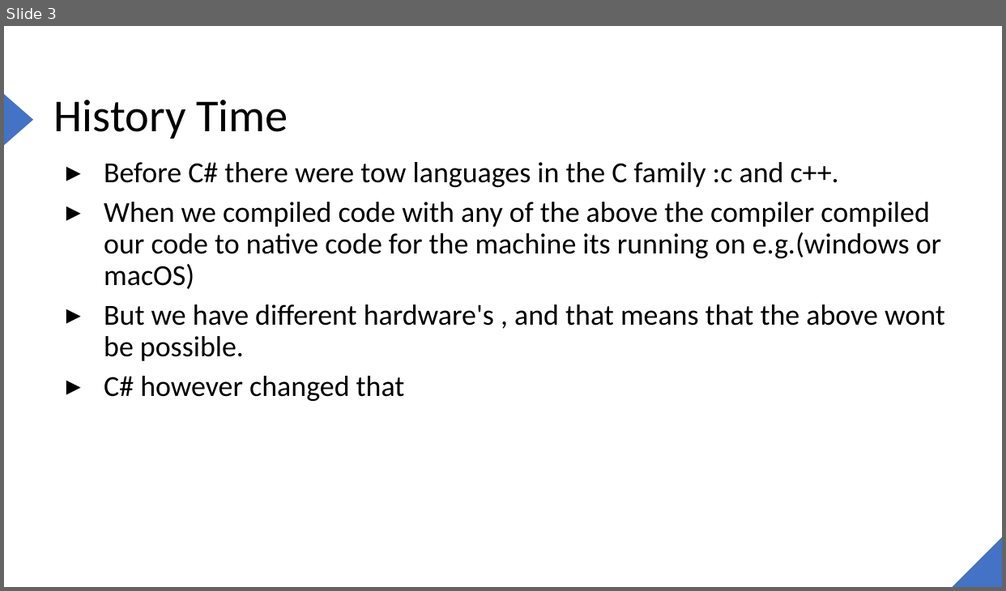
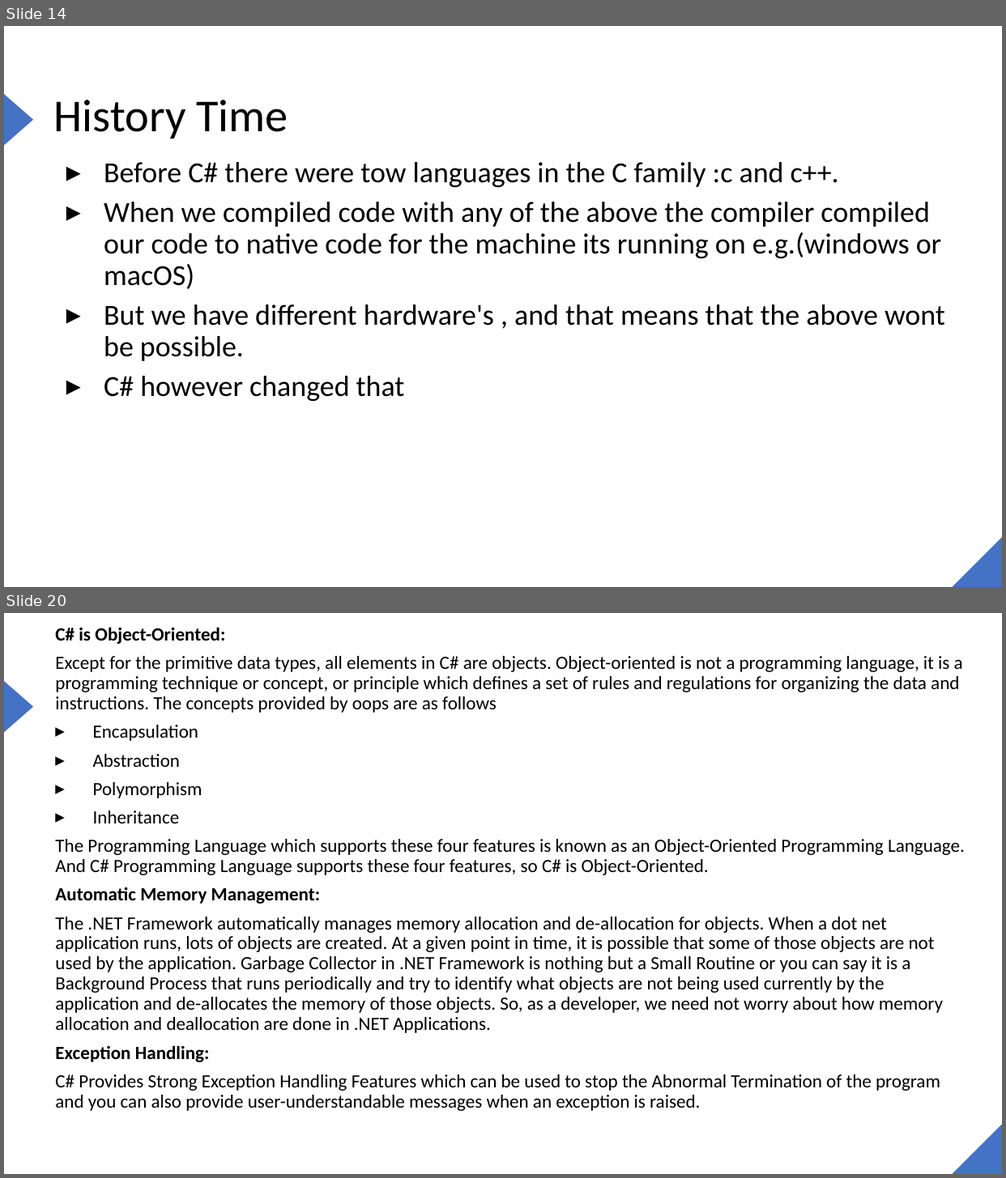
Before and after one commit to joe6276/The-sharp-Repo, a slide deck: Slides/C#/1. Introduction to the .NET FRAMEWORK/1. Intoduction to .NET.pptx. Shown one above the other, each under a label of ours: slide 3 before the commit, slides 14 and 20 after it; the slides between them are not shown. The pictures are 1006x591 and 1006x1178 pixels, drawn with LibreOffice and Linux fonts; fonts in the diff are those of the drawing. Boxes give left, top, right and bottom in pixels: in the first picture for what was removed or moved away, otherwise in the second. Text is boxed around its words. In the diff, an @@ line names an element or a change of style, - is before the commit and + after.

```diff
--- a/Slides/C#/1. Introduction to the .NET FRAMEWORK/1. Intoduction to .NET.pptx
+++ b/Slides/C#/1. Introduction to the .NET FRAMEWORK/1. Intoduction to .NET.pptx
@@ slide 20 added at (4, 613, 1002, 1174), background #FFFFFF; not listed: 2 template elements that a slide beside it also shows @@
@@ text added at (55, 627, 965, 1111), 18 pt, text #000000 @@
+C# is Object-Oriented:
+Except for the primitive data types, all elements in C# are objects. Object-oriented is not a programming language, it is a programming technique or concept, or principle which defines a set of rules and regulations for organizing the data and instructions. The concepts provided by oops are as follows
+▸ Encapsulation
+▸ Abstraction
+▸ Polymorphism
+▸ Inheritance
+The Programming Language which supports these four features is known as an Object-Oriented Programming Language. And C# Programming Language supports these four features, so C# is Object-Oriented.
+Automatic Memory Management:
+The .NET Framework automatically manages memory allocation and de-allocation for objects. When a dot net application runs, lots of objects are created. At a given point in time, it is possible that some of those objects are not used by the application. Garbage Collector in .NET Framework is nothing but a Small Routine or you can say it is a Background Process that runs periodically and try to identify what objects are not being used currently by the application and de-allocates the memory of those objects. So, as a developer, we need not worry about how memory allocation and deallocation are done in .NET Applications.
+Exception Handling:
+C# Provides Strong Exception Handling Features which can be used to stop the Abnormal Termination of the program and you can also provide user-understandable messages when an exception is raised.
@@ what was slide 3 is now slide 14 @@
```
Also in this commit, not shown: 2 slides changed, 7 other slides added, 3 slides removed, 18 other files.
